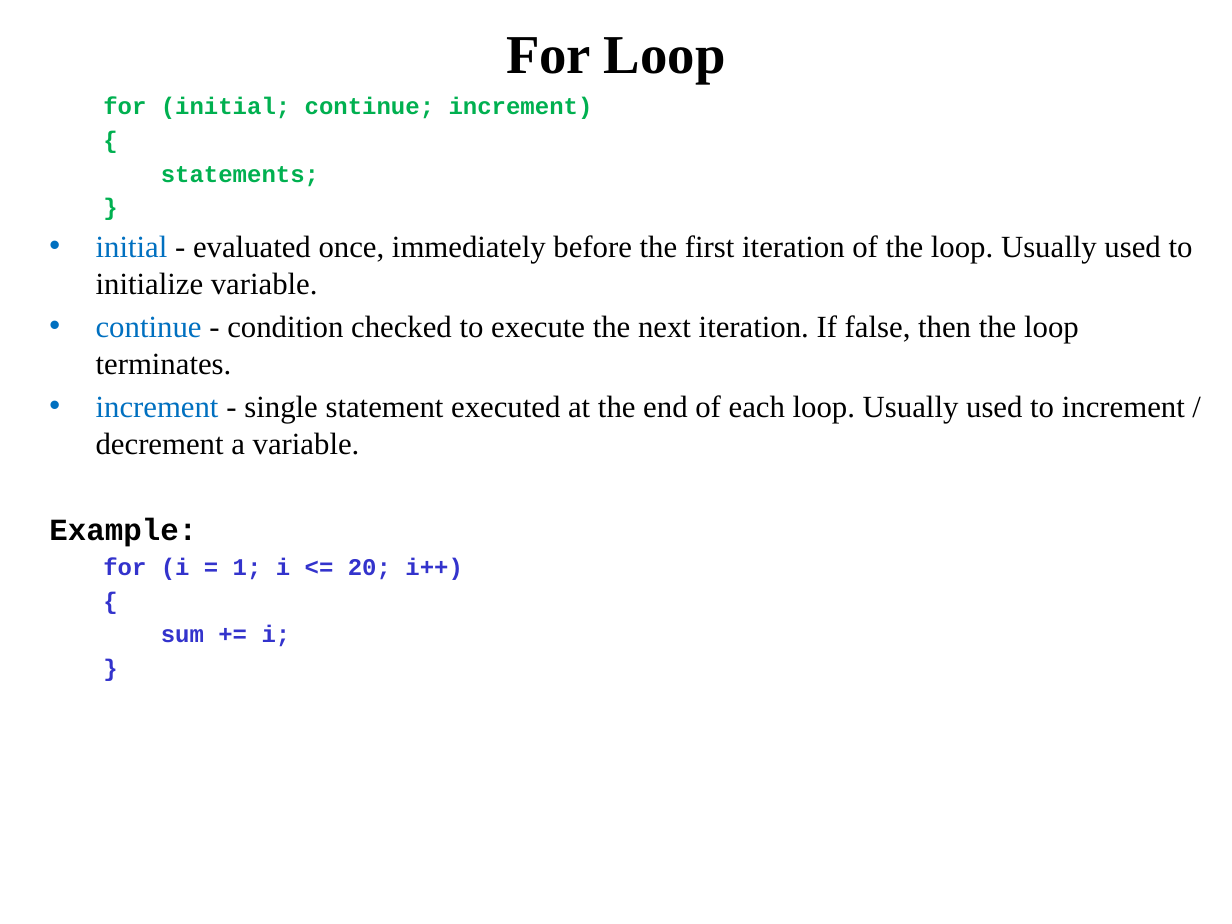
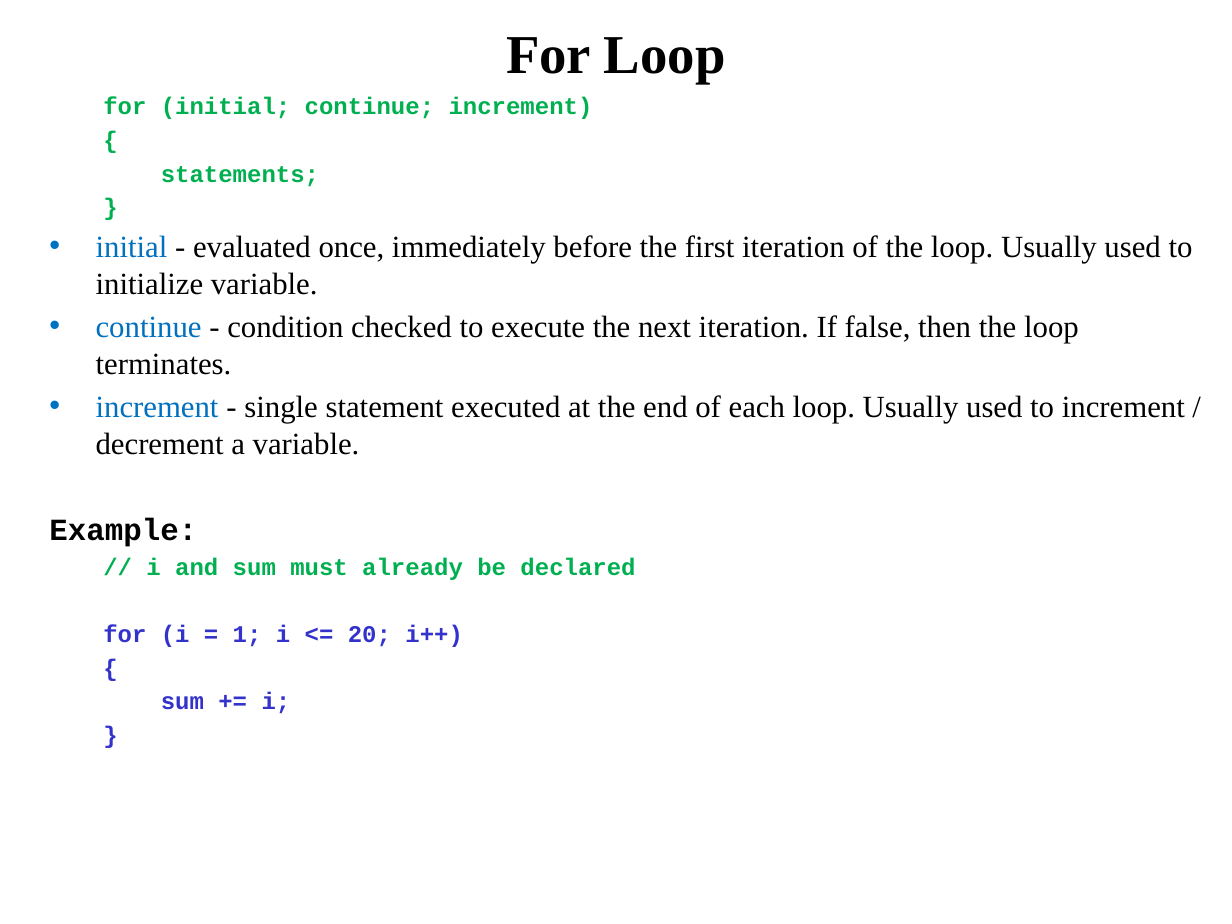
Before and after one commit to pw4rn3r/ECE382, a slide deck: slide 26 of notes/L19/Lsn19.pptx (slide 23 before the commit). Drawn at 1232x924 pixels with LibreOffice and Linux fonts; fonts in the diff are those of the drawing. Boxes give left, top, right and bottom in pixels: in the first picture for what was removed or moved away, otherwise in the second. Text is boxed around its words. In the diff, an @@ line names an element or a change of style, - is before the commit and + after.

```diff
--- a/notes/L19/Lsn19.pptx
+++ b/notes/L19/Lsn19.pptx
@@ text at (146, 558, 635, 580): paragraph added @@
+  // i and sum must already be declared
```
Also in this commit, not shown: 6 other slides changed, 6 slides added, 3 slides removed.
